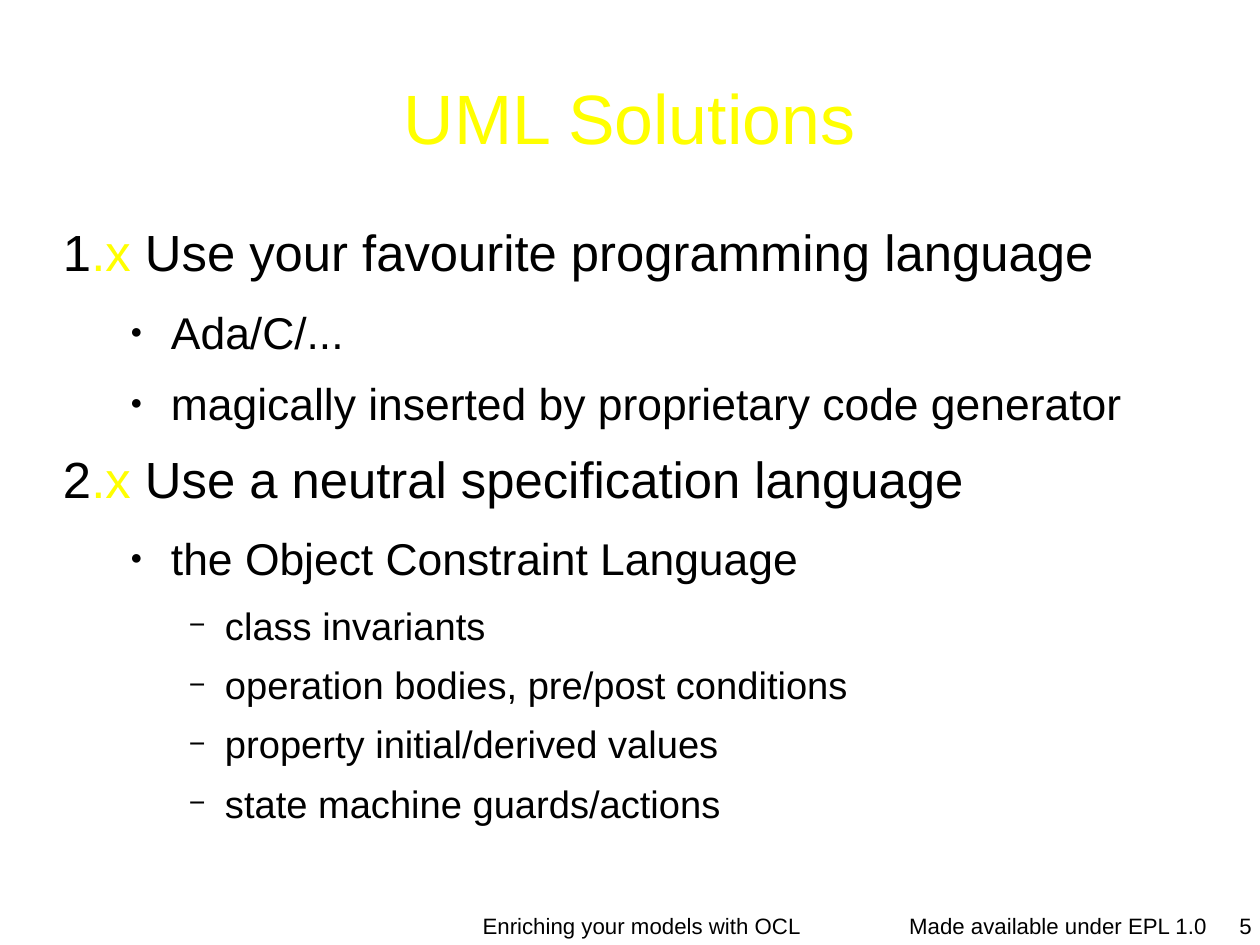
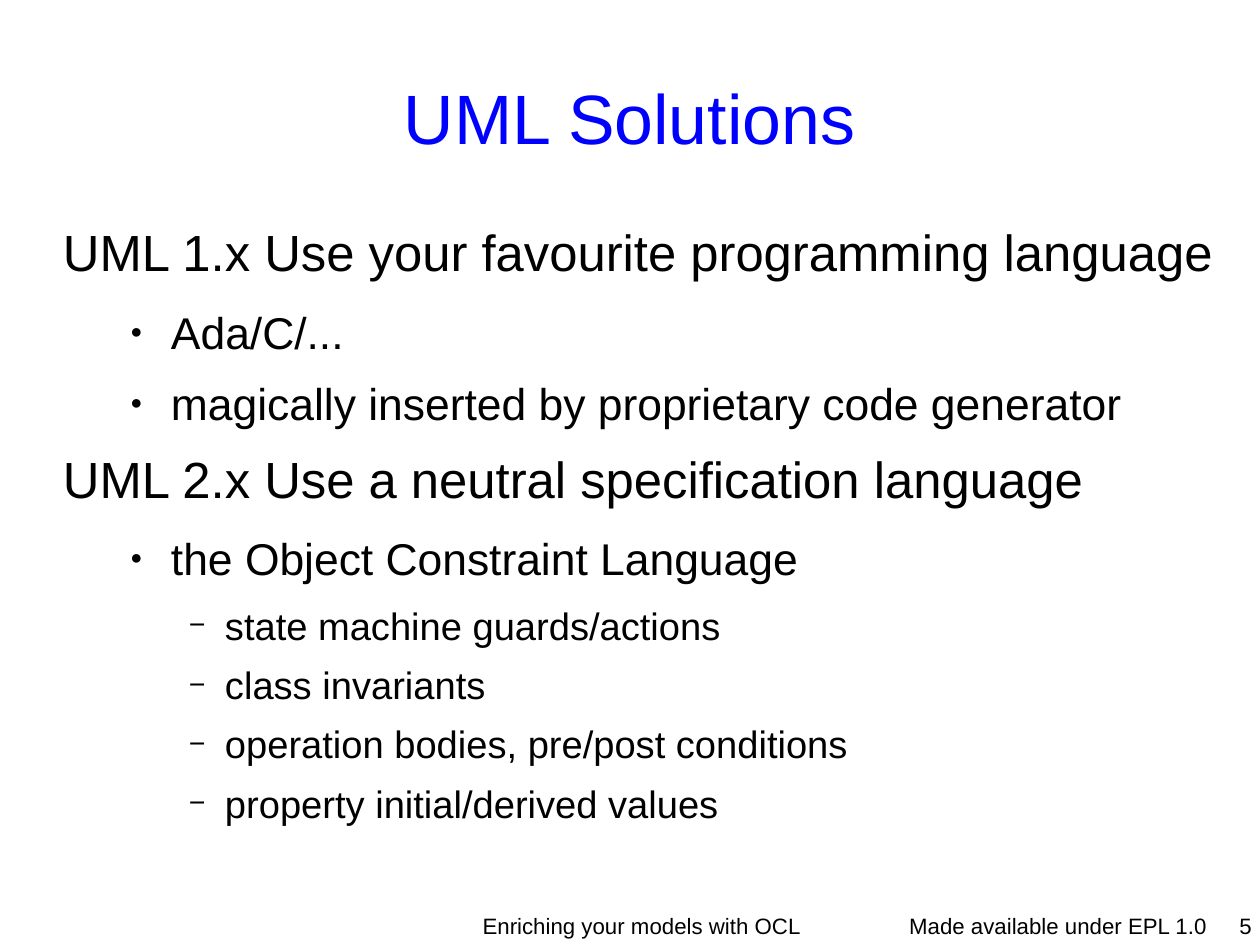
Before and after one commit to eclipse-ocl/ocl-website, a slide deck: slide 5 of ocl/docs/publications/ESE2010LongTalk/EnrichingWithOCL.odp. Drawn at 1260x945 pixels with LibreOffice and Linux fonts; fonts in the diff are those of the drawing; background and template pictures are left out. Boxes give left, top, right and bottom in pixels: in the first picture for what was removed or moved away, otherwise in the second. Text is boxed around its words. In the diff, an @@ line names an element or a change of style, - is before the commit and + after.

```diff
--- a/ocl/docs/publications/ESE2010LongTalk/EnrichingWithOCL.odp
+++ b/ocl/docs/publications/ESE2010LongTalk/EnrichingWithOCL.odp
@@ title "UML Solutions" at (404, 93, 855, 145): text colour #FFFF00 to #0000FF @@
@@ text at (63, 234, 1213, 282): text changed @@
-1.x Use your favourite programming language
+UML 1.x Use your favourite programming language
@@ text at (63, 461, 1083, 508): text changed @@
-2.x Use a neutral specification language
+UML 2.x Use a neutral specification language
@@ text at (225, 612, 721, 648): paragraph added @@
+    − state machine guards/actions
@@ text at (225, 790, 721, 826): paragraph removed @@
-    − state machine guards/actions
```
Also in this commit, not shown: 28 other slides changed, 5 slides removed.
